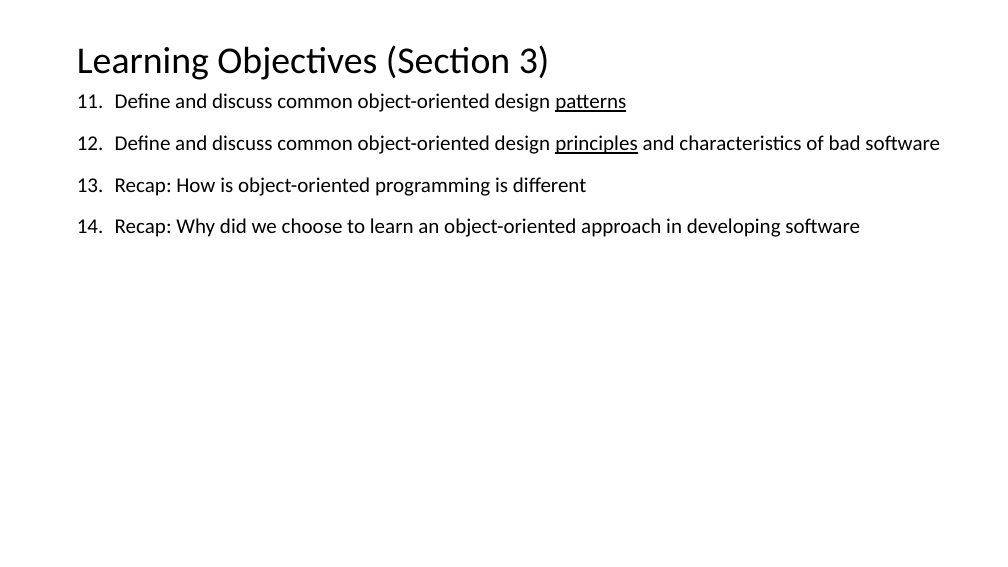
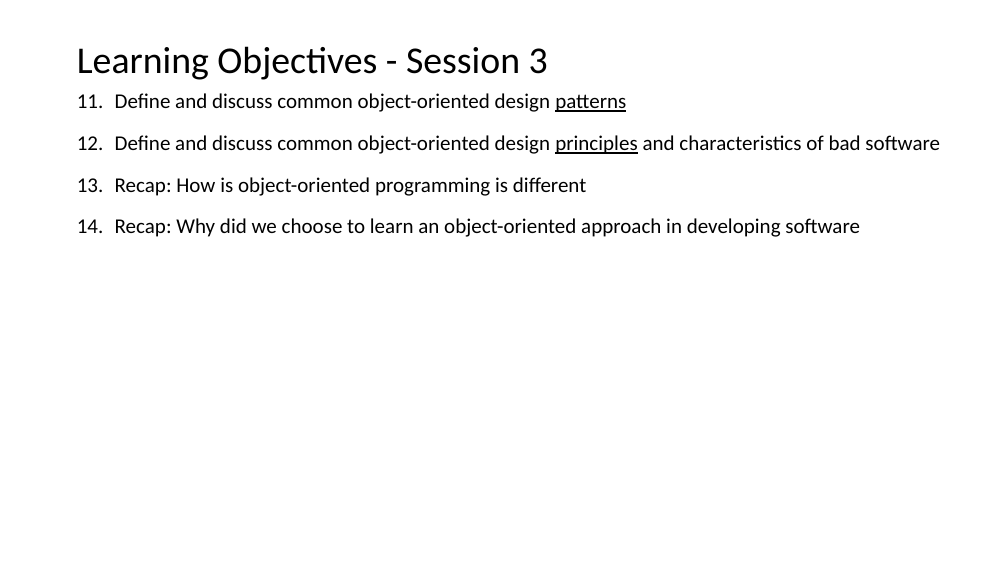
Before and after one commit to EricJPogue/www-epogue-info, a slide deck: slide 36 of CPSC-24500/Week01/2016SpringW01Slides.pptx (slide 31 before the commit). Drawn at 1008x567 pixels with LibreOffice and Linux fonts; fonts in the diff are those of the drawing. Boxes give left, top, right and bottom in pixels: in the first picture for what was removed or moved away, otherwise in the second. Text is boxed around its words. In the diff, an @@ line names an element or a change of style, - is before the commit and + after.

```diff
--- a/CPSC-24500/Week01/2016SpringW01Slides.pptx
+++ b/CPSC-24500/Week01/2016SpringW01Slides.pptx
@@ title at [77,46,548,80]: text changed @@
-Learning Objectives (Section 3)
+Learning Objectives - Session 3
```
Also in this commit, not shown: 3 other slides changed, 6 slides added, 4 other files.
